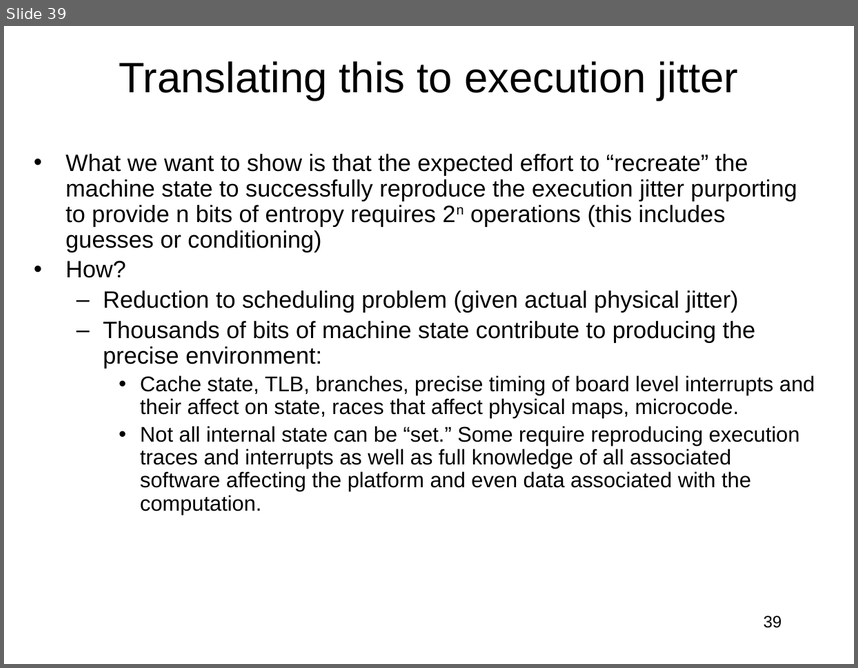
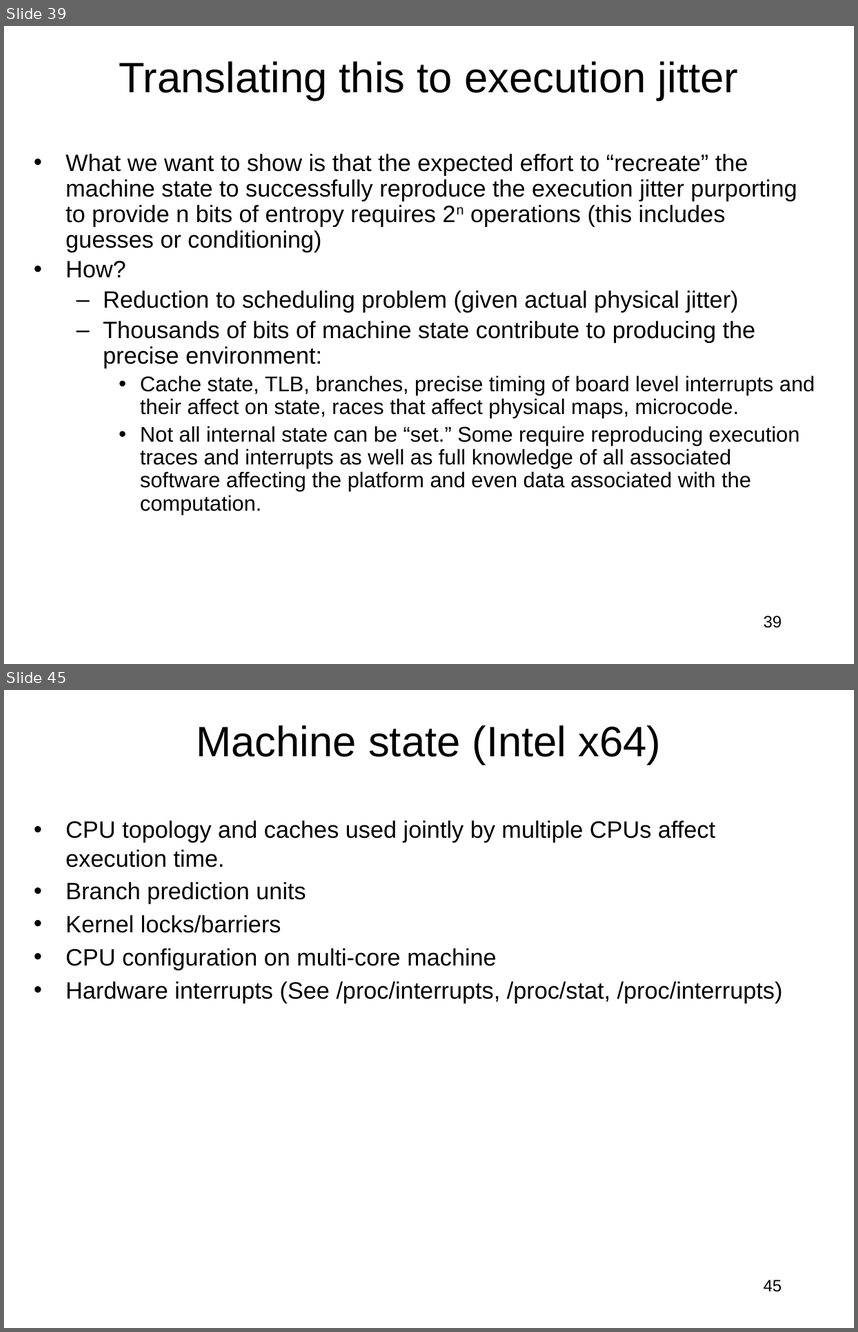
Before and after one commit to jlmucb/class_notes, a slide deck: BerkeleyClass/CS290Spring2013/Lectures/entropy_talk.pptx. Shown one above the other, each under a label of ours: slide 39 before the commit, slides 39 and 45 after it; the slides between them are not shown. The pictures are 858x668 and 858x1332 pixels, drawn with LibreOffice and Linux fonts; fonts in the diff are those of the drawing. Boxes give left, top, right and bottom in pixels: in the first picture for what was removed or moved away, otherwise in the second. Text is boxed around its words. In the diff, an @@ line names an element or a change of style, - is before the commit and + after.

Commit message:
some interrupt and microarchitecture

```diff
--- a/BerkeleyClass/CS290Spring2013/Lectures/entropy_talk.pptx
+++ b/BerkeleyClass/CS290Spring2013/Lectures/entropy_talk.pptx
@@ slide 45 added at (x1=4, y1=690, x2=854, y2=1328), background #FFFFFF @@
@@ title added at (x1=196, y1=725, x2=662, y2=765), 36 pt, text #000000 @@
+Machine state (Intel x64)
@@ text added at (x1=65, y1=820, x2=783, y2=1003), 20 pt, text #000000 @@
+• CPU topology and caches used jointly by multiple CPUs affect execution time.
+• Branch prediction units
+• Kernel locks/barriers
+• CPU configuration on multi-core machine
+• Hardware interrupts (See /proc/interrupts, /proc/stat, /proc/interrupts)
@@ page number added at (x1=764, y1=1279, x2=782, y2=1292), 14 pt, text #000000 @@
+45
```
Also in this commit, not shown: 5 other slides added.
